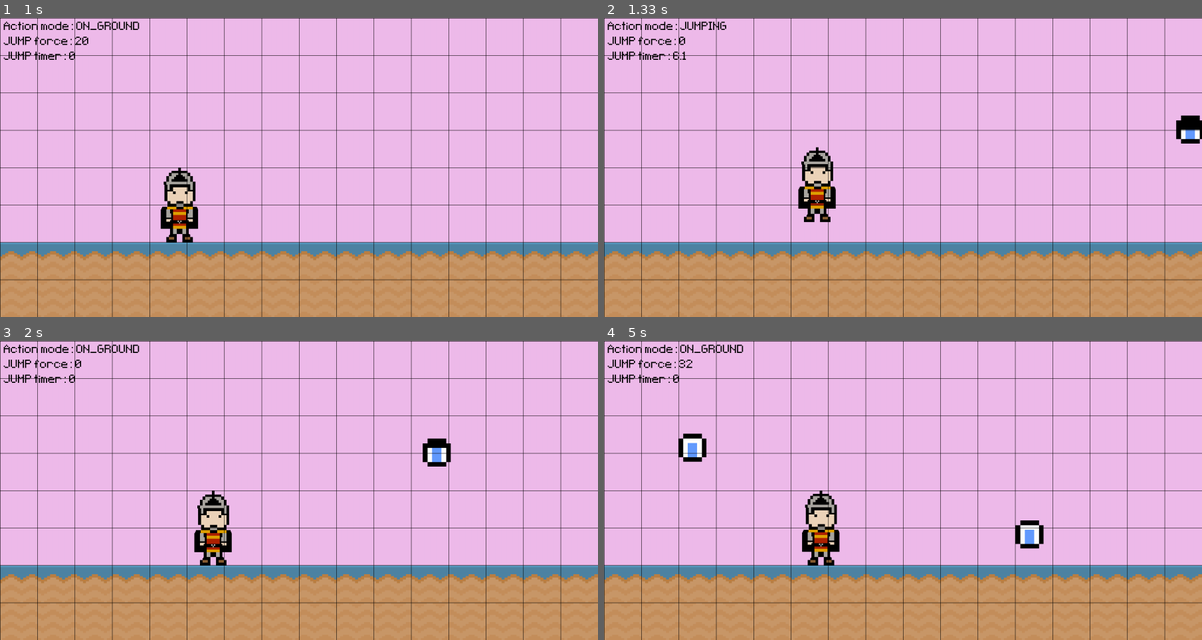
Above: before the commit, frames 1-4 (two rows, left to right).
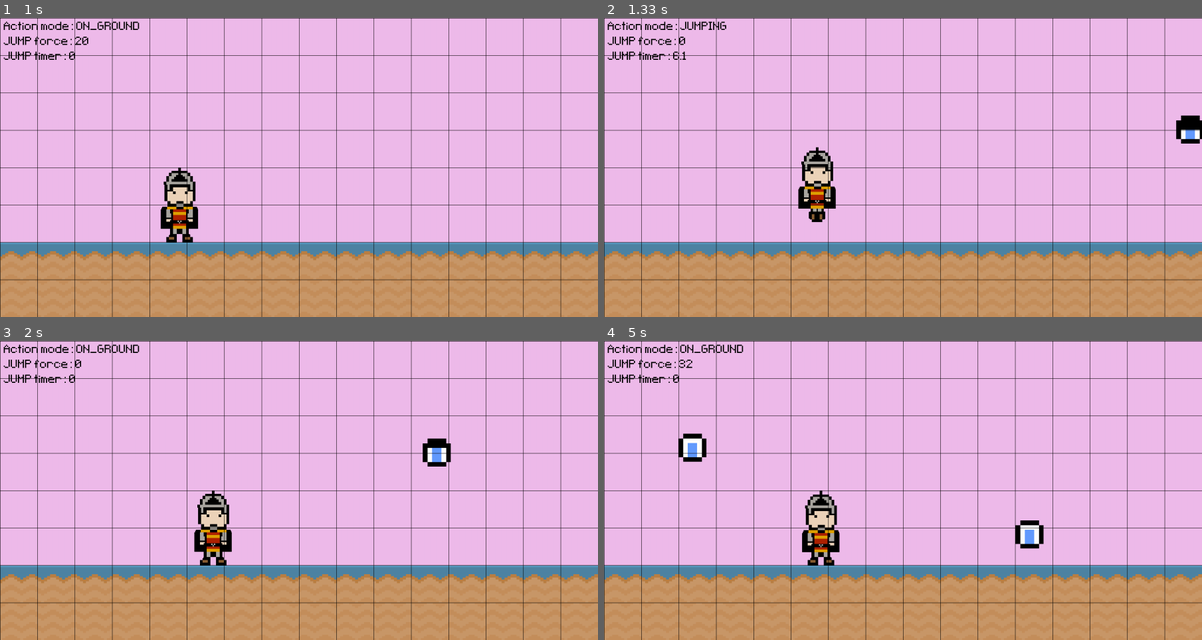
Above: after the commit, the same moments.

Repository: alo40/pygame_pininos
Game: pygame game, started from main_pininos.py
The game is run twice, just before and just after one commit, with the same random seed, the same clock (stepped at 60 frames per second) and the same inputs.
Inputs:
- Up to frame 1 (1 s): hold Right 0.33-0.8 s; hold Up from 0.83 s (still down)
- Up to frame 2 (1.33 s): release Up at 1.13 s; hold Right from 1.17 s (still down)
- Up to frame 3 (2 s): release Right at 1.63 s; hold Left from 1.67 s (still down)
- Up to frame 4 (5 s): release Left at 2.2 s; hold Left 2.23-2.63 s; hold Up 2.67-3.03 s; hold Right 3.07-3.7 s; hold Left 3.73-4.2 s; hold Right 4.23-4.7 s; hold Up from 4.73 s (still down)

Frame 1 is identical in both runs. In frame 2, 0.2% of the frame differs, in the area x 33-38%, y 63-69%; in frame 3, 0.2%; in frame 4, 0.3%, in the area x 33-40%, y 51-71%.

Commit message:
added hero animation (jumping)

Diff:
--- a/main_pininos.py
+++ b/main_pininos.py
@@ -31,9 +31,11 @@
 sky_surf.fill('#EFBBEB')  # light purple
 
 # create hero surface/rectangle
-hero_frame1 = pg.image.load('graphics/soldier_simple_standing1.png').convert_alpha()
-hero_frame2 = pg.image.load('graphics/soldier_simple_standing2.png').convert_alpha()
-hero_frames = [hero_frame1, hero_frame2]
+hero_frame1 = pg.image.load('graphics/soldier_simple_standing1.png').convert_alpha()  # standing
+hero_frame2 = pg.image.load('graphics/soldier_simple_standing2.png').convert_alpha()  # standing
+hero_frame3 = pg.image.load('graphics/soldier_simple_jumping1.png').convert_alpha()  # jumping
+hero_frame4 = pg.image.load('graphics/soldier_simple_jumping2.png').convert_alpha()  # jumping
+hero_frames = [hero_frame1, hero_frame2, hero_frame3, hero_frame4]
 hero_frame_index = 0
 hero_surf = hero_frames[hero_frame_index]
 hero_rect = hero_surf.get_rect(midbottom=(200, screen_height - ground_rect.height))
@@ -118,14 +120,16 @@
                 attack_start_time = pg.time.get_ticks()
 
         ## TIMER EVENT: HERO STANDING ANIMATION ########################################
-        if event.type == timer_hero_standing_animation and not game_over:
-
-            # change enemy_01_frame_index: from 0 to 1 or form 1 to 0
+        if event.type == timer_hero_standing_animation \
+                and not game_over \
+                and hero_action == action.ON_GROUND:
+
+            # change hero_frame_index: from 0 to 1 or form 1 to 0
             hero_frame_index += 1
-            if hero_frame_index > len(hero_frames) - 1:
+            if hero_frame_index > 1:
                 hero_frame_index = 0
 
-            # update enemy_01 surface
+            # update hero surface
             hero_surf = hero_frames[hero_frame_index]
 
         ## TIMER EVENT: ENEMY_01 SPAWN #################################################
@@ -284,10 +288,12 @@
 
         ## HERO ANIMATION: JUMP ########################################################
 
-        # if keys[pg.K_SPACE] and hero_action == action.ON_GROUND:
-        #     print('animation!')
-        #     hero_surf = pg.transform.scale(hero_surf, (100, 100))
-        #     # hero_rect = hero_surf.get_rect(midbottom=(600, screen_height - ground_rect.height))
+        # change index if hero action jumping
+        if hero_action == action.JUMPING:
+            hero_frame_index = 3
+
+            # update enemy_01 surface
+            hero_surf = hero_frames[hero_frame_index]
 
         ## HERO ATTACK #################################################################
 
@@ -345,7 +351,7 @@
         #     text_collision = game_active_font.render('Mouse collision!', False, 'Red')
         #     screen.blit(text_collision, (650, 50))
 
-    ## SCORE #######################################################################
+    ## SCORE AND GRID LINES ############################################################
 
     # count game score
     if hero_rect.bottom < enemy_01_rect.top and hero_rect.x > enemy_01_rect.x:
Binary file added: graphics/soldier_simple_jumping1.png
Binary file added: graphics/soldier_simple_jumping2.png
Not shown, added: graphics/soldier_simple_jumping.ase
